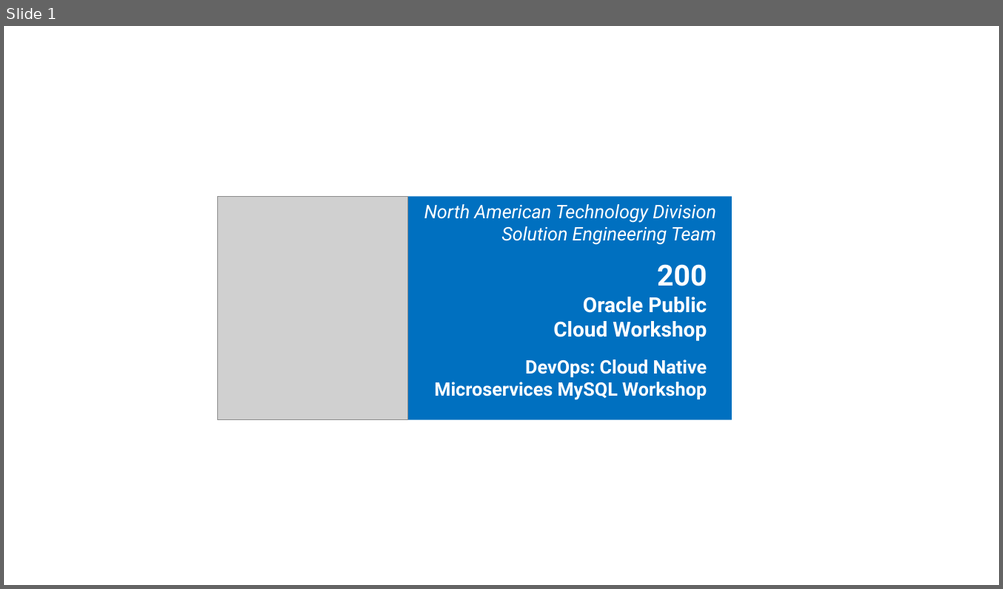
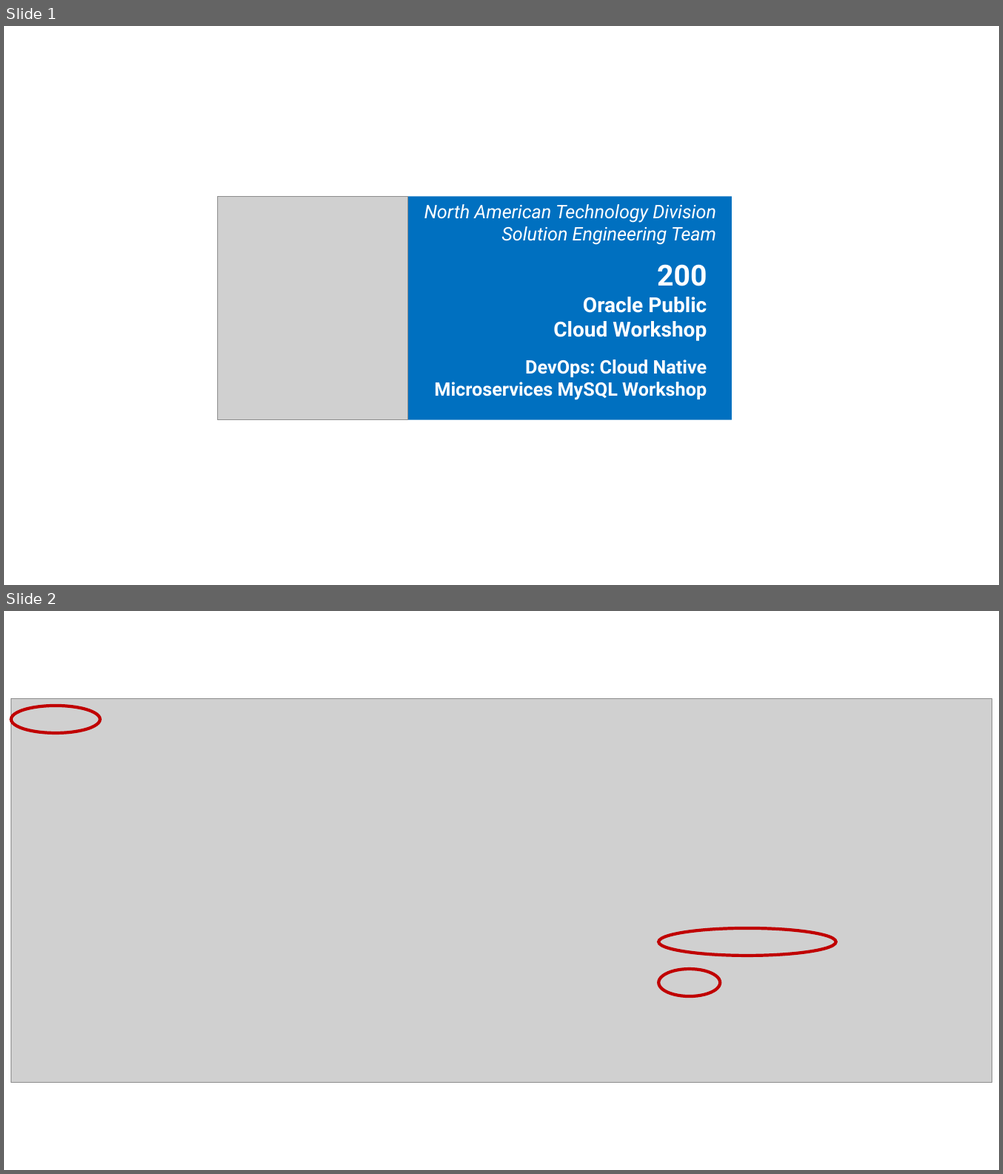
Before and after one commit to zzhangjii/learning-library, a slide deck: workshops/microservices-MySQL/WorkshopHeader.pptx. Shown one above the other, each under a label of ours: slide 1 before the commit, slides 1 and 2 after it. The pictures are 1003x589 and 1003x1174 pixels, drawn with LibreOffice and Linux fonts; fonts in the diff are those of the drawing; grey boxes stand for pictures. Boxes give left, top, right and bottom in pixels: in the first picture for what was removed or moved away, otherwise in the second. Text is boxed around its words. In the diff, an @@ line names an element or a change of style, - is before the commit and + after.

```diff
--- a/workshops/microservices-MySQL/WorkshopHeader.pptx
+++ b/workshops/microservices-MySQL/WorkshopHeader.pptx
@@ slide 2 added at box(4, 611, 999, 1170), background #FFFFFF @@
@@ picture added at box(11, 699, 992, 1082) @@
@@ ellipse added at box(11, 706, 100, 733), outline #C00000 3 pt @@
@@ ellipse added at box(658, 929, 836, 957), outline #C00000 3 pt @@
@@ ellipse added at box(658, 969, 720, 997), outline #C00000 3 pt @@
```
Also in this commit, not shown: 1 other slide added, 5 other files.
